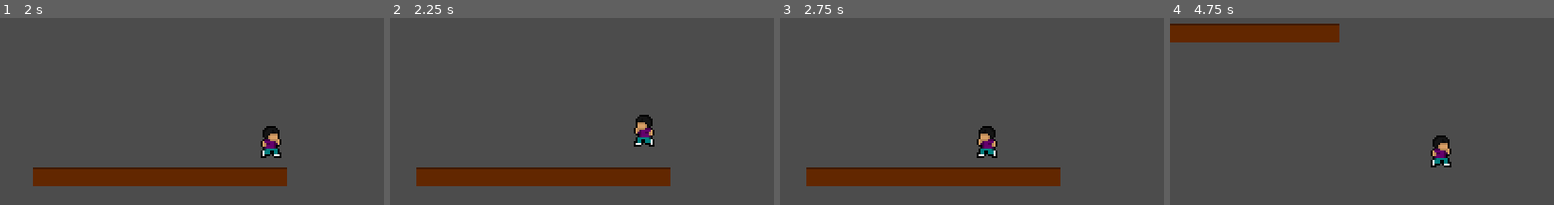
Above: before the commit, frames 1-4 (left to right).
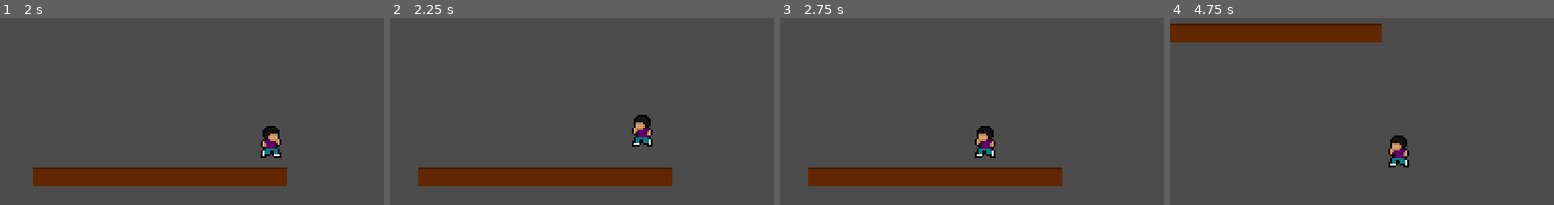
Above: after the commit, the same moments.

Repository: Guilherme-Calland/superMegaDorito
Game: Godot game, scene res://scenes/level/TestLevel.tscn
Same seed, same stepped clock (60 frames per second), same inputs: the game is played once before the commit and once after it.
Inputs:
- Up to frame 1 (2 s): hold D (right) from 0.53 s (still down); tap W (jump) at 0.6, 0.77, 1.07, 1.35, 1.52, 1.82 s
- Up to frame 2 (2.25 s): release D (right) at 2.03 s; hold A (left) from 2.03 s (still down); tap W (jump) at 2.1 s
- Up to frame 3 (2.75 s): keep holding A (left)
- Up to frame 4 (4.75 s): release A (left) at 2.78 s; hold D (right) 2.78-4.28 s; tap W (jump) at 2.85, 3.02, 3.32, 3.6, 3.77, 4.07, 4.35, 4.52 s; hold A (left) from 4.28 s (still down)

Frame 1 is identical in both runs. In frame 2, 0.5% of the frame differs, in the area x 6-74%, y 51-90%; in frame 3, 0.5%; in frame 4, 2.6%, in the area x 44-74%, y 3-80%.

Commit message:
packing and unpacking bundles

Diff:
--- a/scenes/player/Player.tscn
+++ b/scenes/player/Player.tscn
@@ -1,31 +1,31 @@
 [gd_scene load_steps=12 format=2]
 
-[ext_resource path="res://graphics/player/player_idle_1.png" type="Texture" id=1]
-[ext_resource path="res://graphics/player/player_idle_2.png" type="Texture" id=2]
+[ext_resource path="res://graphics/player/idle/player_idle_1.png" type="Texture" id=1]
+[ext_resource path="res://graphics/player/run/player_running_2.png" type="Texture" id=2]
 [ext_resource path="res://scripts/player/Player.gd" type="Script" id=3]
 [ext_resource path="res://scripts/player/Inputs.gd" type="Script" id=4]
 [ext_resource path="res://scripts/player/Movement.gd" type="Script" id=5]
-[ext_resource path="res://graphics/player/player_running_2.png" type="Texture" id=6]
-[ext_resource path="res://graphics/player/player_running_1.png" type="Texture" id=7]
+[ext_resource path="res://graphics/player/run/player_running_1.png" type="Texture" id=6]
 [ext_resource path="res://scripts/player/Animation.gd" type="Script" id=8]
 [ext_resource path="res://graphics/player/player_jumping.png" type="Texture" id=9]
+[ext_resource path="res://graphics/player/idle/player_idle_2.png" type="Texture" id=10]
 
 [sub_resource type="SpriteFrames" id=1]
 animations = [ {
-"frames": [ ExtResource( 2 ), ExtResource( 1 ) ],
+"frames": [ ExtResource( 10 ), ExtResource( 1 ) ],
 "loop": true,
 "name": "idle",
 "speed": 5.0
-}, {
-"frames": [ ExtResource( 2 ), ExtResource( 7 ), ExtResource( 2 ), ExtResource( 6 ) ],
-"loop": true,
-"name": "run",
-"speed": 10.0
 }, {
 "frames": [ ExtResource( 9 ) ],
 "loop": false,
 "name": "jump",
 "speed": 5.0
+}, {
+"frames": [ ExtResource( 10 ), ExtResource( 6 ), ExtResource( 10 ), ExtResource( 2 ) ],
+"loop": true,
+"name": "run",
+"speed": 10.0
 } ]
 
 [sub_resource type="RectangleShape2D" id=2]
--- a/scripts/player/Animation.gd
+++ b/scripts/player/Animation.gd
@@ -1,20 +1,37 @@
 extends Node
 
-func animate(inputs, sprite, isOnFloor):
-	if inputs == null:
-		return
+#inputs
+var leftPressed
+var rightPressed
+#physics
+var motion
+#flags
+var isOnFloor
 
-	var left = inputs["left"]
-	var right = inputs["right"]
+func animate(sprite, bundle):
+	unpackBundle(bundle)
+
+	if leftPressed:
+		sprite.flip_h = true
+	elif rightPressed:
+		sprite.flip_h = false
 
 	if isOnFloor:
-		if left:
+		if motion.x != 0:
 			sprite.play("run")
-			sprite.flip_h = true
-		elif right:
-			sprite.play("run")
-			sprite.flip_h = false
 		else:
 			sprite.play("idle")
 	else:
 		sprite.play("jump")
+
+func unpackBundle(bundle):
+	var inputs = bundle["inputs"]
+	var physics = bundle["physics"]
+	var flags = bundle["flags"]
+	#inputs
+	leftPressed = inputs["left"]
+	rightPressed = inputs["right"]
+	#motion
+	motion = physics["motion"]
+	#flags
+	isOnFloor = flags["isOnFloor"]
--- a/scripts/player/Inputs.gd
+++ b/scripts/player/Inputs.gd
@@ -1,4 +1,6 @@
 extends Node
+
+
 
 func retrieveInput():
 	var inputs = {
--- a/scripts/player/Movement.gd
+++ b/scripts/player/Movement.gd
@@ -1,25 +1,50 @@
 extends Node
 
-func move(inputs, motion, speed, jumpForce, gravity, isOnFloor):
-	if inputs == null:
-		return
+#inputs
+var leftPressed
+var rightPressed
+var jumpPressed
+#physics
+var motion
+var gravity
+var speed
+var jumpForce
+#flags
+var isOnFloor
 
-	var left = inputs["left"]
-	var right = inputs["right"]
-	var jump = inputs["jump"]
+signal motion
+
+func move(bundle):
+	unpackBundle(bundle)
+
+	if leftPressed:
+		motion.x = -speed
+	elif rightPressed:
+		motion.x = speed
+	else:
+		motion.x = 0
 
 	if isOnFloor:
 		motion.y = gravity
-		if left:
-			motion.x = -speed
-		elif right:
-			motion.x = speed
-		else:
-			motion.x = 0
-
-		if jump:
+		if jumpPressed:
 			motion.y = -jumpForce
 	else:
 		motion.y += gravity
 
 	return motion
+
+func unpackBundle(bundle):
+	var inputs = bundle["inputs"]
+	var physics = bundle["physics"]
+	var flags = bundle["flags"]
+	#inputs
+	leftPressed = inputs["left"]
+	rightPressed = inputs["right"]
+	jumpPressed = inputs["jump"]
+	#physics
+	motion = physics["motion"]
+	gravity = physics["gravity"]
+	speed = physics["speed"]
+	jumpForce = physics["jumpForce"]
+	#flags
+	isOnFloor = flags["isOnFloor"]
--- a/scripts/player/Player.gd
+++ b/scripts/player/Player.gd
@@ -1,14 +1,39 @@
 extends KinematicBody2D
 
-var inputs
 var motion = Vector2(0,0)
 export var speed = 10
 export var jumpForce = 100
 export var gravity = 5
 
-func _physics_process(delta):
+var bundle
+var inputs
+var physics
+var flags
+
+func _process(delta):
+	updateBundle()
+	motion = $Movement.move(bundle)
+	$Animation.animate($AnimatedSprite, bundle)
+	move_and_slide(motion, Vector2(0,-1))
+
+func updateBundle():
 	inputs = $Inputs.retrieveInput()
-	motion = $Movement.move(inputs, motion, speed, jumpForce, gravity, is_on_floor())
-	$Animation.animate(inputs, $AnimatedSprite, is_on_floor())
+	physics = {
+		"motion" : motion,
+		"speed" : speed,
+		"jumpForce" : jumpForce,
+		"gravity" : gravity
+	}
+	flags = {
+		"isOnFloor" : is_on_floor(),
+		"isOnWall" : is_on_wall(),
+		"isOnCeiling" : is_on_ceiling()
+	}
+	bundle = {
+		"inputs" : inputs,
+		"physics" : physics,
+		"flags" : flags
+	}
 
-	move_and_slide(motion, Vector2(0,-1))
+func updateMotion(m):
+	motion = m
Renamed: graphics/player/player_idle_1.png -> graphics/player/idle/player_idle_1.png
Not shown, changed: graphics/player/idle/player_idle_1.png.import
Renamed: graphics/player/player_idle_2.png -> graphics/player/idle/player_idle_2.png
Not shown, changed: graphics/player/idle/player_idle_2.png.import
Renamed: graphics/player/player_running_1.png -> graphics/player/run/player_running_1.png
Not shown, changed: graphics/player/run/player_running_1.png.import
Renamed: graphics/player/player_running_2.png -> graphics/player/run/player_running_2.png
Not shown, changed: graphics/player/run/player_running_2.png.import
